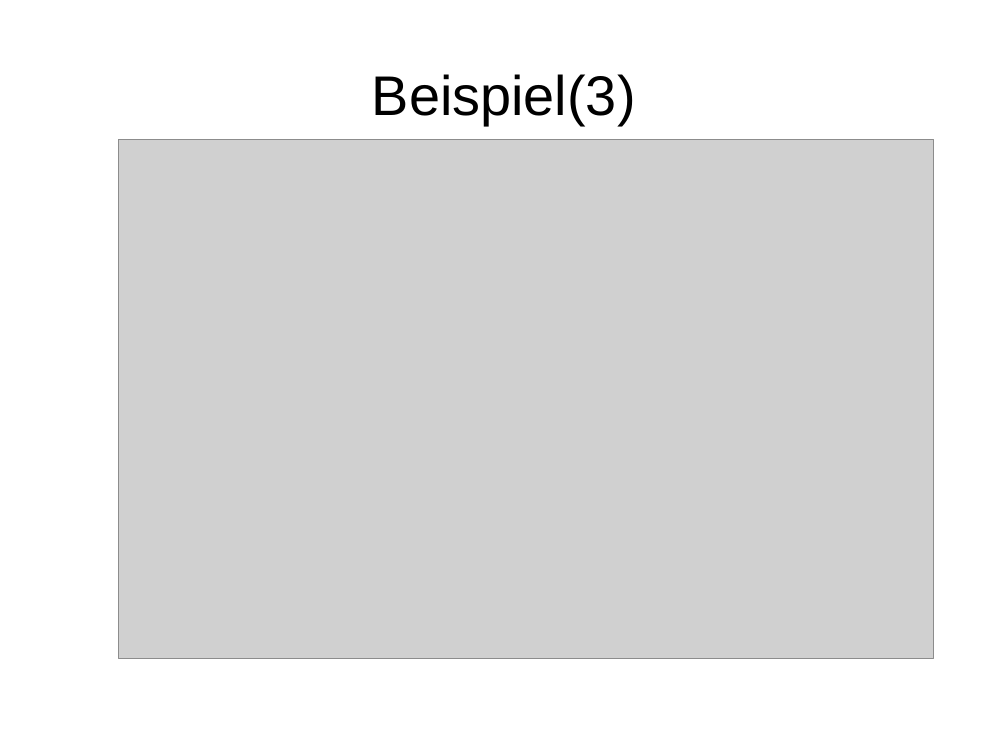
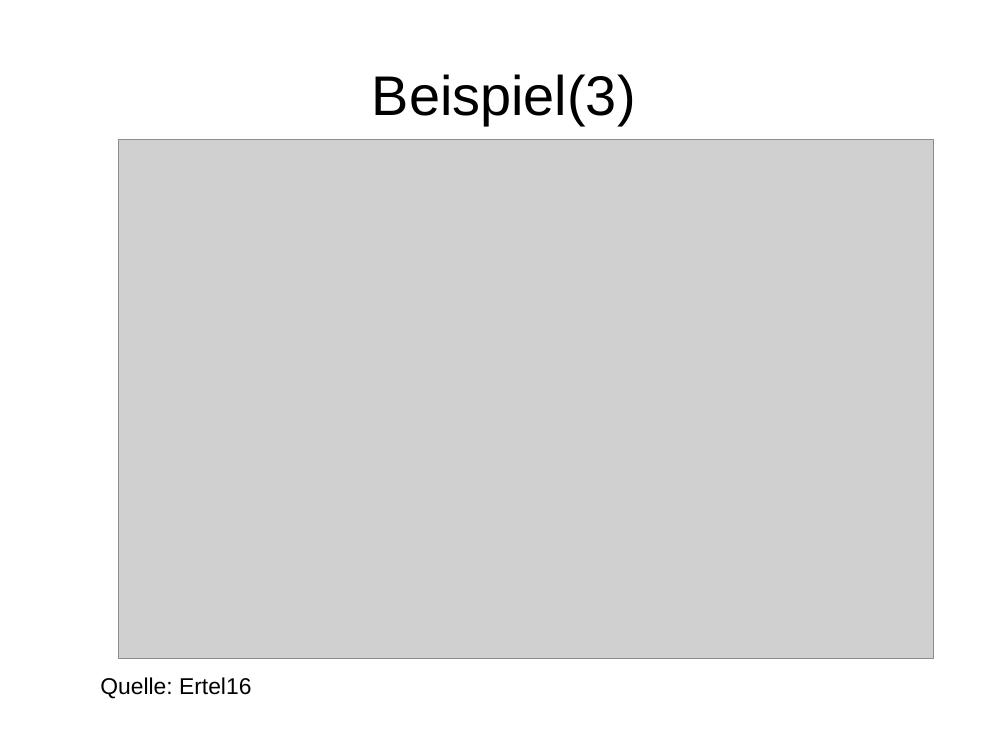
Before and after one commit to davidReward/robotik, a slide deck: slide 8 of praesi.odp. Drawn at 1008x756 pixels with LibreOffice and Linux fonts; fonts in the diff are those of the drawing; grey boxes stand for pictures. Boxes give left, top, right and bottom in pixels: in the first picture for what was removed or moved away, otherwise in the second. Text is boxed around its words. In the diff, an @@ line names an element or a change of style, - is before the commit and + after.

```diff
--- a/praesi.odp
+++ b/praesi.odp
@@ text added at box(100, 677, 251, 699), 18 pt, text #000000 @@
+Quelle: Ertel16
```
Also in this commit, not shown: 3 other slides changed, 1 slide added, 3 other files.
